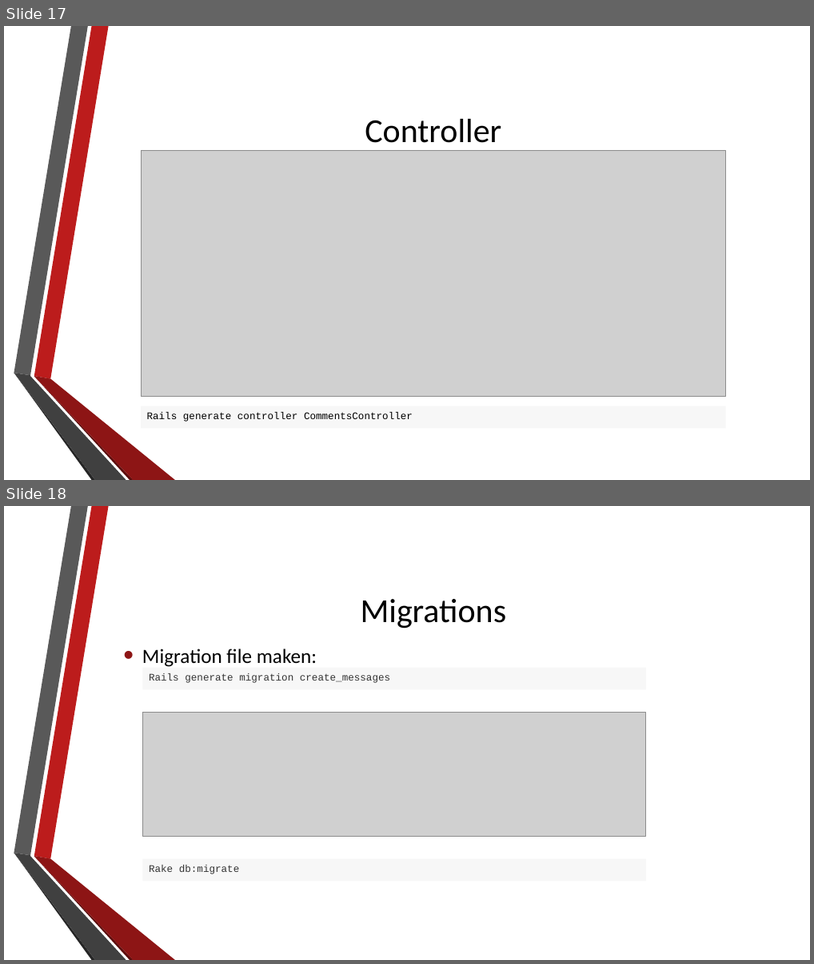
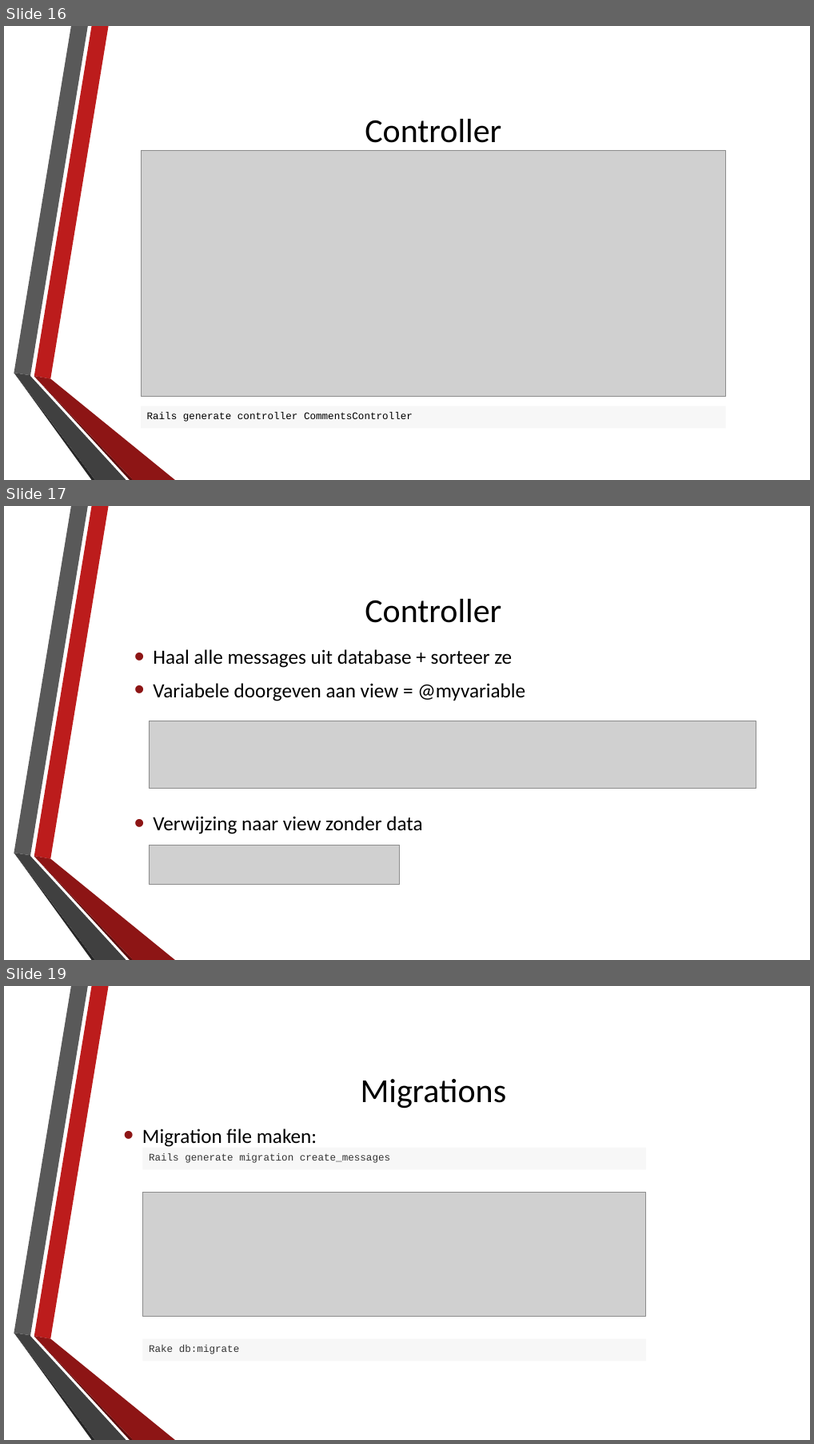
Before and after one commit to RobinDeHerdt/Web-Research, a slide deck: Ruby on Rails.pptx. Shown one above the other, each under a label of ours: slides 17 and 18 before the commit, slides 16, 17 and 19 after it; the slides between them are not shown. The pictures are 814x964 and 814x1444 pixels, drawn with LibreOffice and Linux fonts; fonts in the diff are those of the drawing; grey boxes stand for pictures; background and template pictures are left out. Boxes give left, top, right and bottom in pixels: in the first picture for what was removed or moved away, otherwise in the second. Text is boxed around its words. In the diff, an @@ line names an element or a change of style, - is before the commit and + after.

```diff
--- a/Ruby on Rails.pptx
+++ b/Ruby on Rails.pptx
@@ slide 17 added at <box>4,506,810,960</box>, background picture (left out); not listed: 6 template elements that a slide beside it also shows @@
@@ title added at <box>365,599,502,623</box>, 40 pt, text #000000 @@
+Controller
@@ text added at <box>153,649,526,834</box>, 24 pt, text #000000 @@
+• Haal alle messages uit database + sorteer ze
+• Variabele doorgeven aan view = @myvariable
+• Verwijzing naar view zonder data
@@ picture added at <box>149,720,757,788</box> @@
@@ picture added at <box>149,844,400,884</box> @@
@@ what was slide 17 is now slide 16 @@
@@ what was slide 18 is now slide 19 @@
```
Also in this commit, not shown: 5 slides changed, 1 other file.
